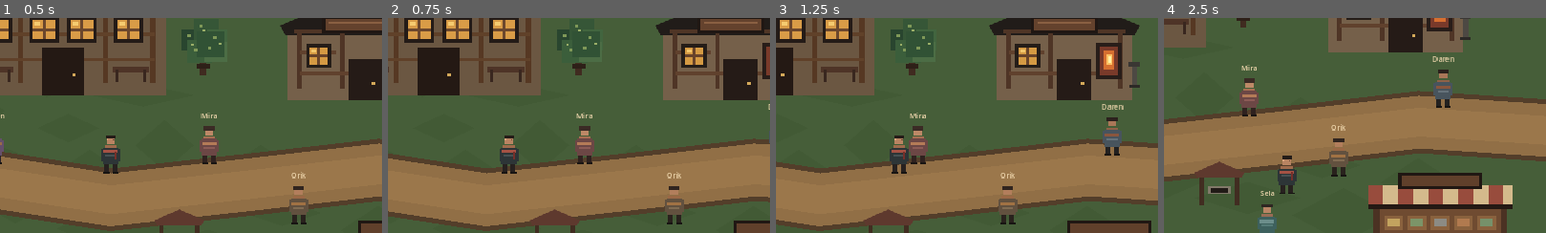
Above: before the commit, frames 1-4 (left to right).
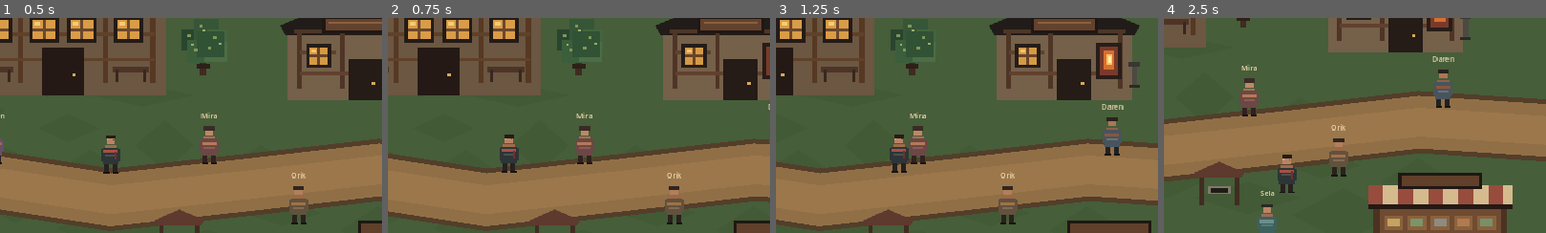
Above: after the commit, the same moments.

Repository: wabiblack/nareth-preview
Game: Godot game, scene res://scenes/main.tscn
Two runs of this game, one before a commit and one after it. Both use one fixed random seed, a clock stepped at 60 frames per second and the inputs below.
Inputs:
- Up to frame 1 (0.5 s): no input
- Up to frame 2 (0.75 s): tap Enter at 0.5 s; hold D from 0.53 s (still down)
- Up to frame 3 (1.25 s): keep holding D
- Up to frame 4 (2.5 s): release D at 1.28 s; hold S 1.28-2.03 s; hold D from 2.03 s (still down)
The pictures show only the part of the screen within x 36-86%, y 26-76%; the shares and areas given below are measured in that part.

Frame 1 is identical in both runs. In frame 2, 0.1% of the frame differs, in the area x 29-35%, y 54-73%; in frame 3, 0.1%; in frame 4, 0.2%, in the area x 29-35%, y 63-82%.
Error before the commit: Invalid access to property or key 'position' on a base object of type 'null instance'. (res://scripts/player.gd:34)

Commit message:
Fix player setup order before Godot runtime ready

Diff:
--- a/scripts/main.gd
+++ b/scripts/main.gd
@@ -53,7 +53,6 @@
 	base.color = Color8(70, 94, 57)
 	background_layer.add_child(base)
 
-	# Hafif farkli yesil yamalar. Atlas yerine native Godot zemin kullaniliyor.
 	for i: int in range(42):
 		var patch: Polygon2D = Polygon2D.new()
 		var px: float = float((i * 197 + 83) % 1540) + 30.0
@@ -97,7 +96,6 @@
 	world_layer.y_sort_enabled = true
 	add_child(world_layer)
 
-	# world-atlas.svg icindeki gercek parca koordinatlari
 	_add_world_sprite("KaraovaHani", Rect2(0, 0, 320, 220), Vector2(570, 430), 1.18)
 	_add_world_sprite("Demirci", Rect2(330, 0, 230, 190), Vector2(1060, 435), 1.10)
 	_add_world_sprite("Ev", Rect2(570, 0, 190, 150), Vector2(245, 420), 1.12)
@@ -129,7 +127,6 @@
 	player.name = "Player"
 	player.position = Vector2(650, 550)
 	player.set_script(load("res://scripts/player.gd"))
-	world_layer.add_child(player)
 
 	var shape: CapsuleShape2D = CapsuleShape2D.new()
 	shape.radius = 9.0
@@ -157,6 +154,9 @@
 	camera.enabled = true
 	player.add_child(camera)
 
+	# Player agaca en son ekleniyor. Boylece @onready $Sprite guvenli sekilde bulunuyor.
+	world_layer.add_child(player)
+
 func _build_ui() -> void:
 	var ui: CanvasLayer = CanvasLayer.new()
 	ui.name = "UI"
